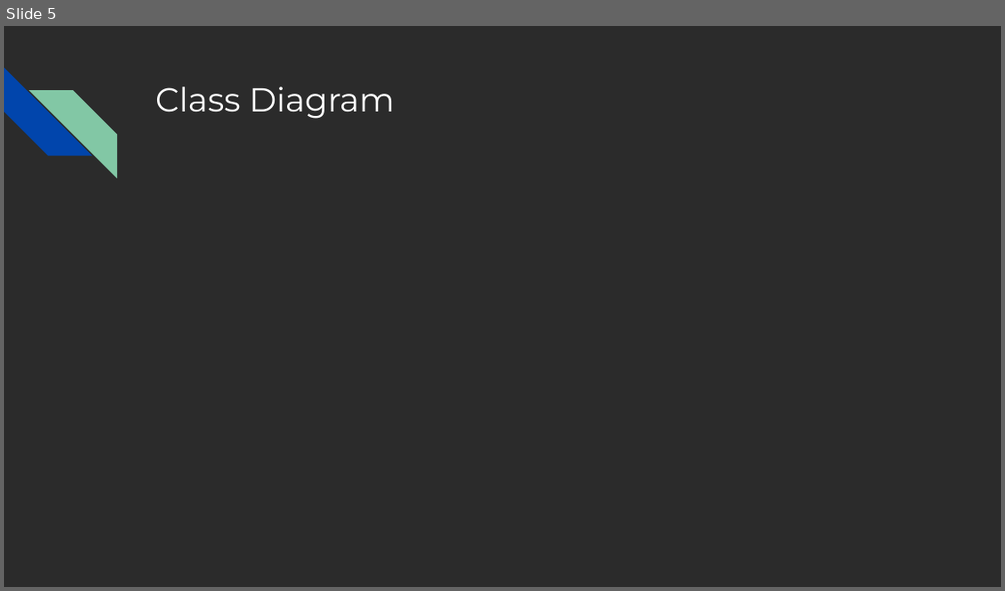
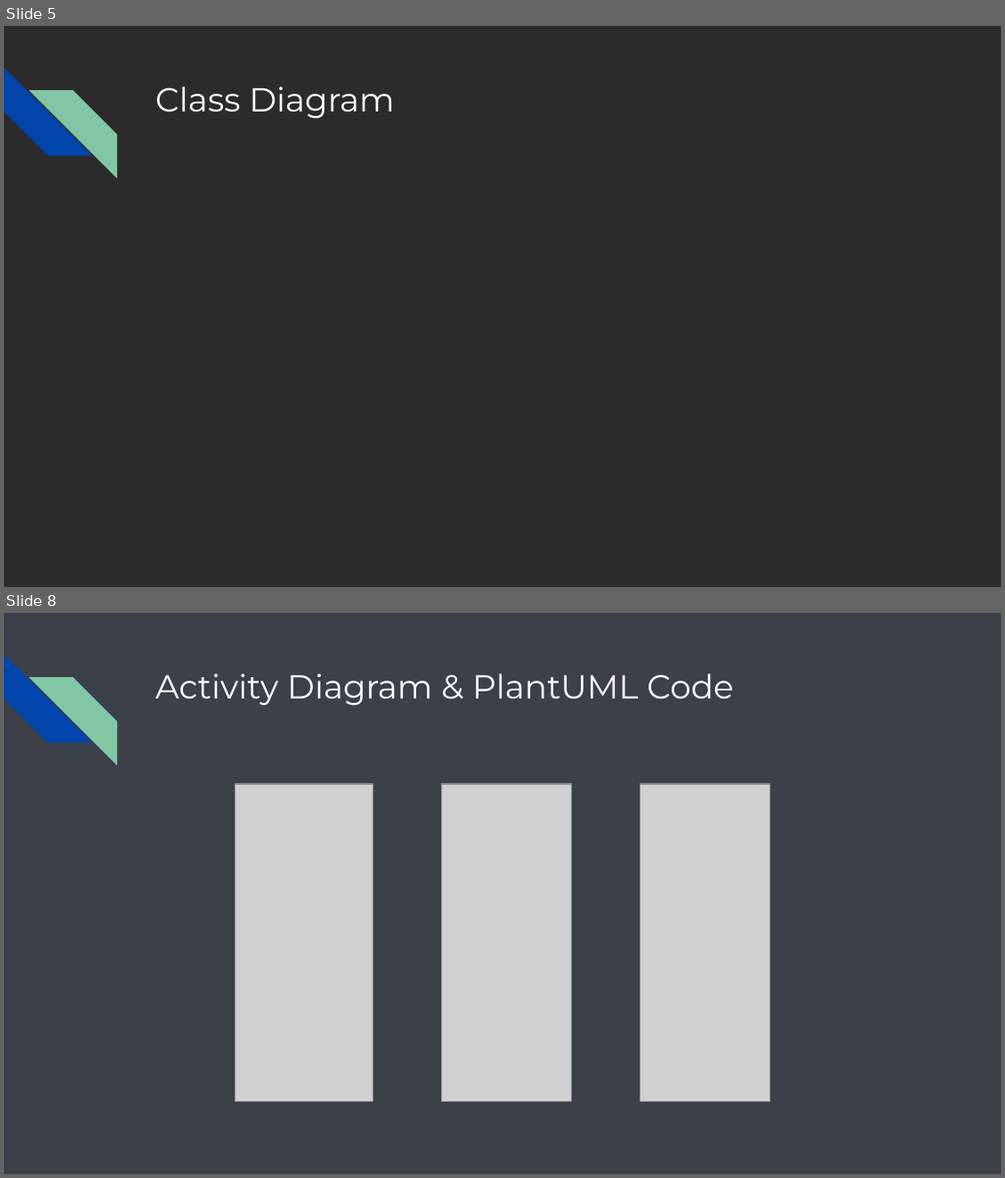
Before and after one commit to abitabir/BenefitsApplyTool, a slide deck: BenefitsApplyTool/src/main/java/com/ssp/benefitsapplytool/resources/Benefits Apply Tool.pptx. Shown one above the other, each under a label of ours: slide 5 before the commit, slides 5 and 8 after it; the slides between them are not shown. The pictures are 1005x591 and 1005x1178 pixels, drawn with LibreOffice and Linux fonts; fonts in the diff are those of the drawing; grey boxes stand for pictures; background and template pictures are left out; a plain dark background stands for a picture behind light text. Boxes give left, top, right and bottom in pixels: in the first picture for what was removed or moved away, otherwise in the second. Text is boxed around its words. In the diff, an @@ line names an element or a change of style, - is before the commit and + after.

Commit message:
Add many things
Edit UML diagrams
Add menu and editing functionality
Fix tests

```diff
--- a/BenefitsApplyTool/src/main/java/com/ssp/benefitsapplytool/resources/Benefits Apply Tool.pptx
+++ b/BenefitsApplyTool/src/main/java/com/ssp/benefitsapplytool/resources/Benefits Apply Tool.pptx
@@ slide 8 added at (4, 613, 1001, 1174), background #1B212C at 86% opacity; not listed: 2 template elements that a slide beside it also shows @@
@@ title added at (155, 674, 733, 706), 24 pt, text #FFFFFF @@
+Activity Diagram & PlantUML Code
@@ picture added at (235, 784, 372, 1101) @@
@@ picture added at (442, 784, 572, 1101) @@
@@ picture added at (640, 784, 770, 1101) @@
```
Also in this commit, not shown: 9 slides changed, 9 other slides added, 9 slides removed, 25 other files.
